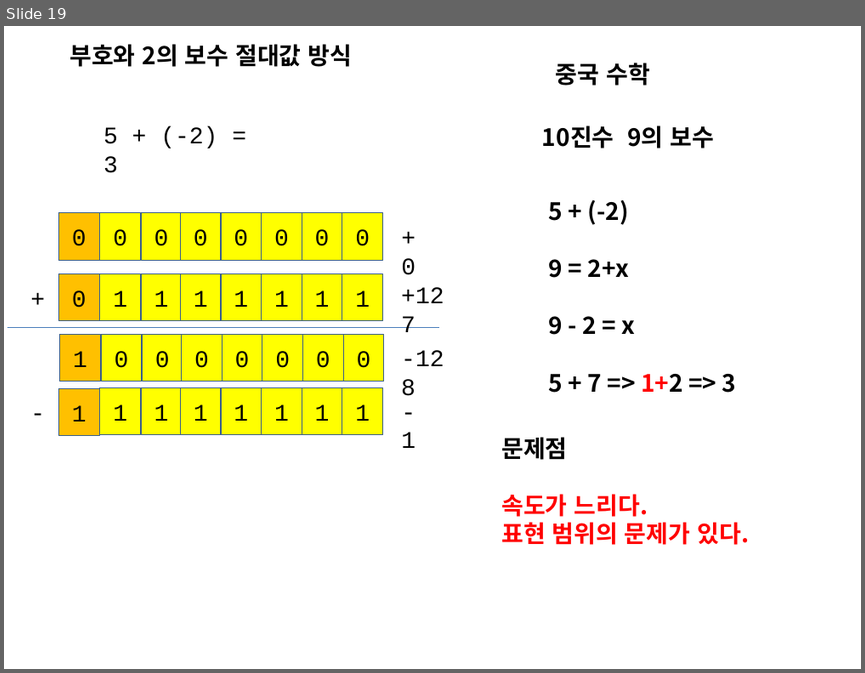
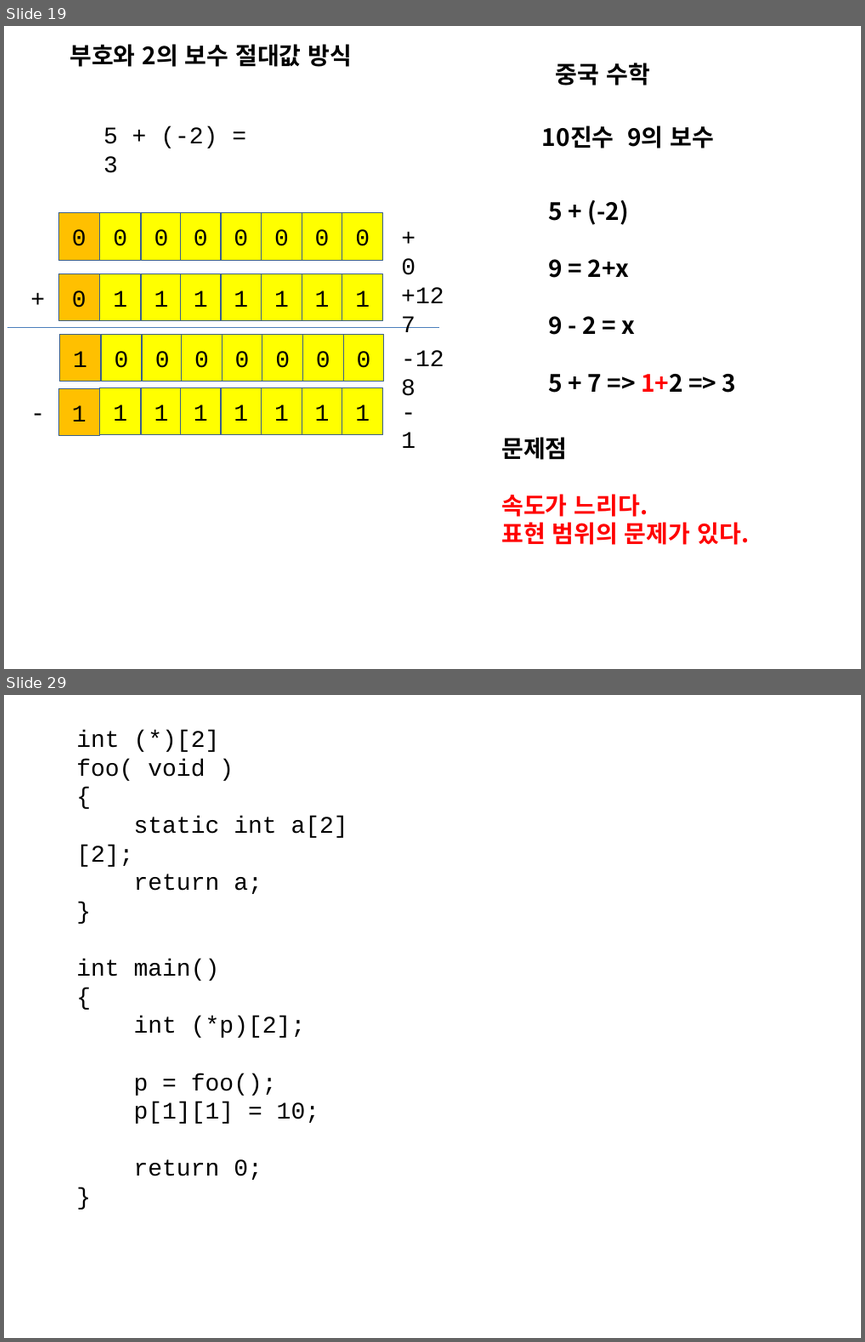
Before and after one commit to chisun-joung/osdsalgo_c, a slide deck: 01_day.pptx. Shown one above the other, each under a label of ours: slide 19 before the commit, slides 19 and 29 after it; the slides between them are not shown. The pictures are 865x673 and 865x1342 pixels, drawn with LibreOffice and Linux fonts; fonts in the diff are those of the drawing. Boxes give left, top, right and bottom in pixels: in the first picture for what was removed or moved away, otherwise in the second. Text is boxed around its words. In the diff, an @@ line names an element or a change of style, - is before the commit and + after.

```diff
--- a/01_day.pptx
+++ b/01_day.pptx
@@ slide 29 added at <box>4,695,861,1338</box>, background #FFFFFF @@
@@ text added at <box>76,730,348,1179</box>, 20 pt, text #000000 @@
+int (*)[2] foo( void )
+{
+static int a[2][2];
+return a;
+}
+int main()
+{
+int (*p)[2];
+p = foo();
+p[1][1] = 10;
+return 0;
+}
```
Also in this commit, not shown: 16 other slides added, 1 other file.
